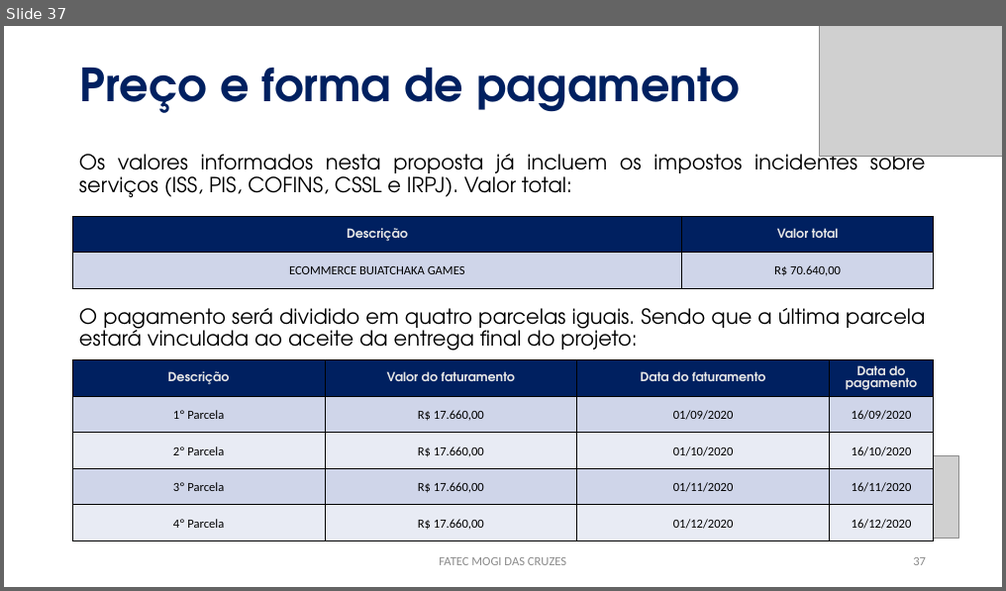
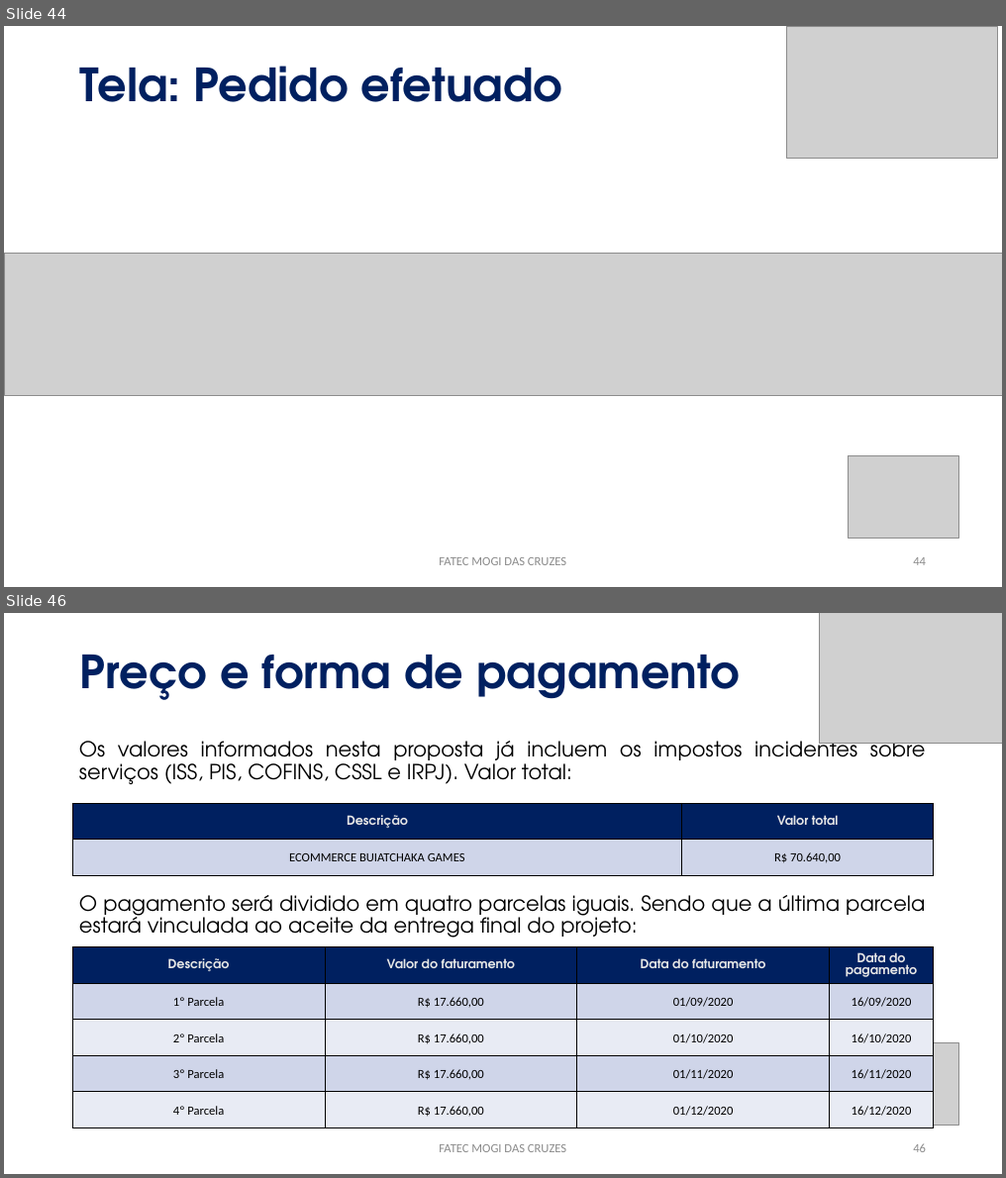
Before and after one commit to PabloLuiz1/buiatchaka-jogos, a slide deck: APRESENTAÇÃO.pptx. Shown one above the other, each under a label of ours: slide 37 before the commit, slides 44 and 46 after it; the slides between them are not shown. The pictures are 1006x591 and 1006x1178 pixels, drawn with LibreOffice and Linux fonts; fonts in the diff are those of the drawing; grey boxes stand for pictures. Boxes give left, top, right and bottom in pixels: in the first picture for what was removed or moved away, otherwise in the second. Text is boxed around its words. In the diff, an @@ line names an element or a change of style, - is before the commit and + after.

```diff
--- a/APRESENTAÇÃO.pptx
+++ b/APRESENTAÇÃO.pptx
@@ slide 44 added at box(4, 26, 1002, 587), background #FFFFFF @@
@@ picture added at box(787, 26, 997, 158) @@
@@ title added at box(80, 66, 563, 102), 44 pt, text #002060, bold @@
+Tela: Pedido efetuado
@@ picture added at box(4, 254, 1002, 396) @@
@@ picture added at box(848, 456, 959, 538) @@
@@ text added at box(439, 558, 566, 566), 12 pt, text #8C8C8C @@
+FATEC MOGI DAS CRUZES
@@ page number added at box(913, 558, 926, 566), 12 pt, text #8C8C8C @@
+44
@@ what was slide 37 is now slide 46 @@
@@ page number at box(913, 1144, 926, 1153): text changed @@
-37
+46
```
Also in this commit, not shown: 8 other slides added, 35 other files.
